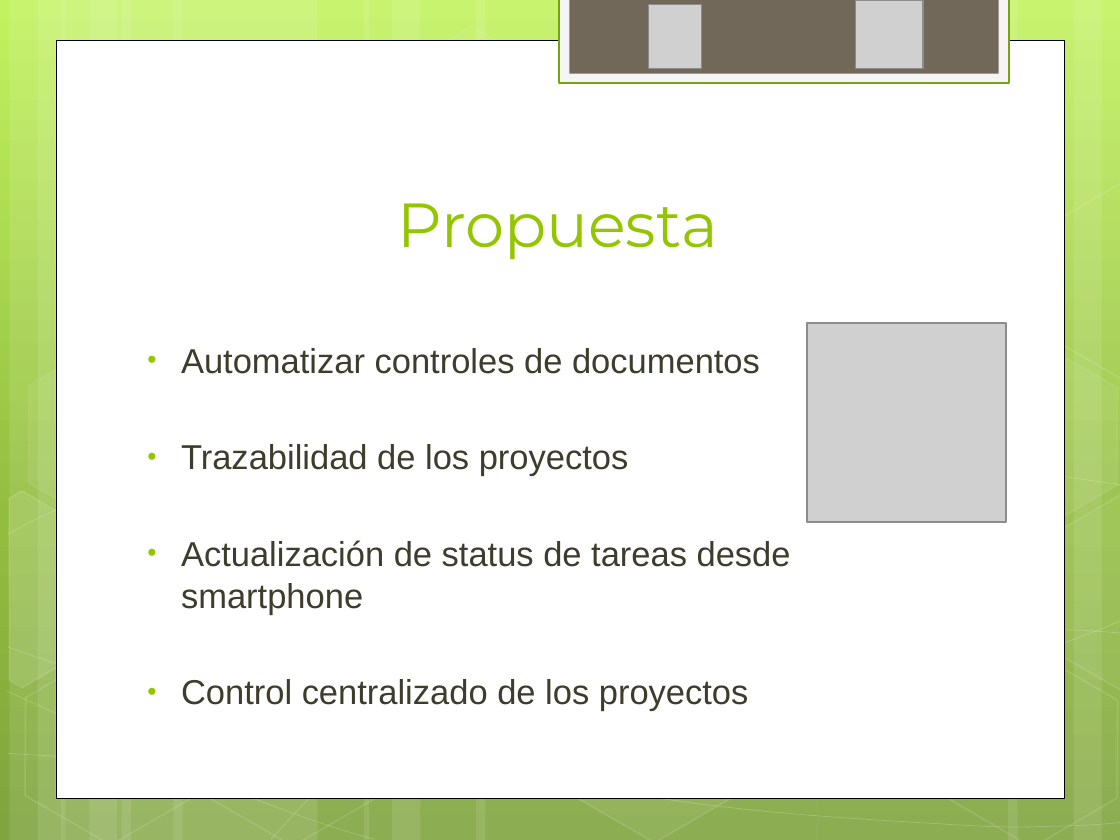
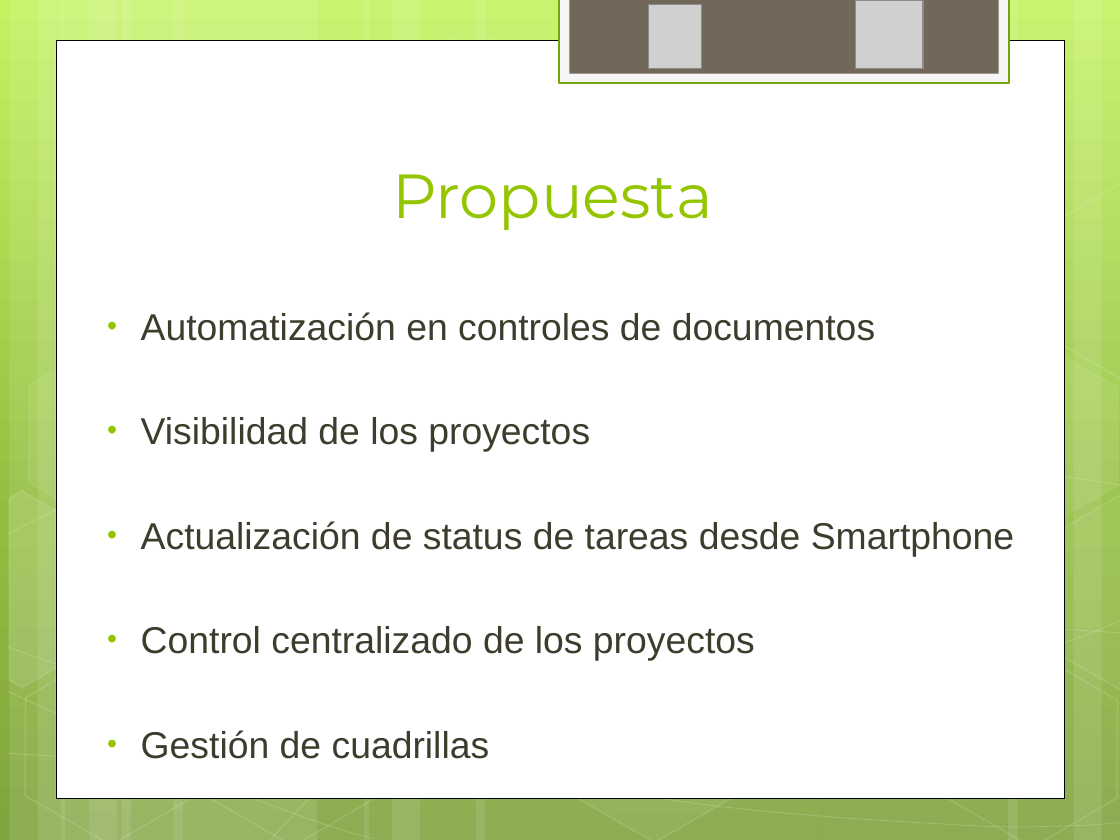
Before and after one commit to ptissera/habilitacion-profesional-2012-4k4, a slide deck: slide 6 of Documentacion/Proyecto/Presentacion Final/Exposicion Final.pptx. Drawn at 1120x840 pixels with LibreOffice and Linux fonts; fonts in the diff are those of the drawing; grey boxes stand for pictures. Boxes give left, top, right and bottom in pixels: in the first picture for what was removed or moved away, otherwise in the second. Text is boxed around its words. In the diff, an @@ line names an element or a change of style, - is before the commit and + after.

```diff
--- a/Documentacion/Proyecto/Presentacion Final/Exposicion Final.pptx
+++ b/Documentacion/Proyecto/Presentacion Final/Exposicion Final.pptx
@@ title "Propuesta": place and size @@
-title "Propuesta" at [398,203,718,259]
+title "Propuesta" at [393,174,713,230]
@@ text "Automatización en controles de documentos": place and size @@
-text "Automatización en controles de documentos" at [181,348,791,711]
+text "Automatización en controles de documentos" at [141,312,1014,759]
@@ text at [141,312,1014,556]: text changed; size 22.2 to 24 pt @@
-• Automatizar controles de documentos
-• Trazabilidad de los proyectos
-• Actualización de status de tareas desde smartphone
+• Automatización en controles de documentos
+• Visibilidad de los proyectos
+• Actualización de status de tareas desde Smartphone
@@ picture removed at [806,323,1006,522] @@
@@ text at [141,626,755,661]: size 22.2 to 24 pt in "Control centralizado de los proyectos" @@
@@ text at [141,730,490,759]: paragraph added @@
+• Gestión de cuadrillas
```
Also in this commit, not shown: 7 other slides changed.
